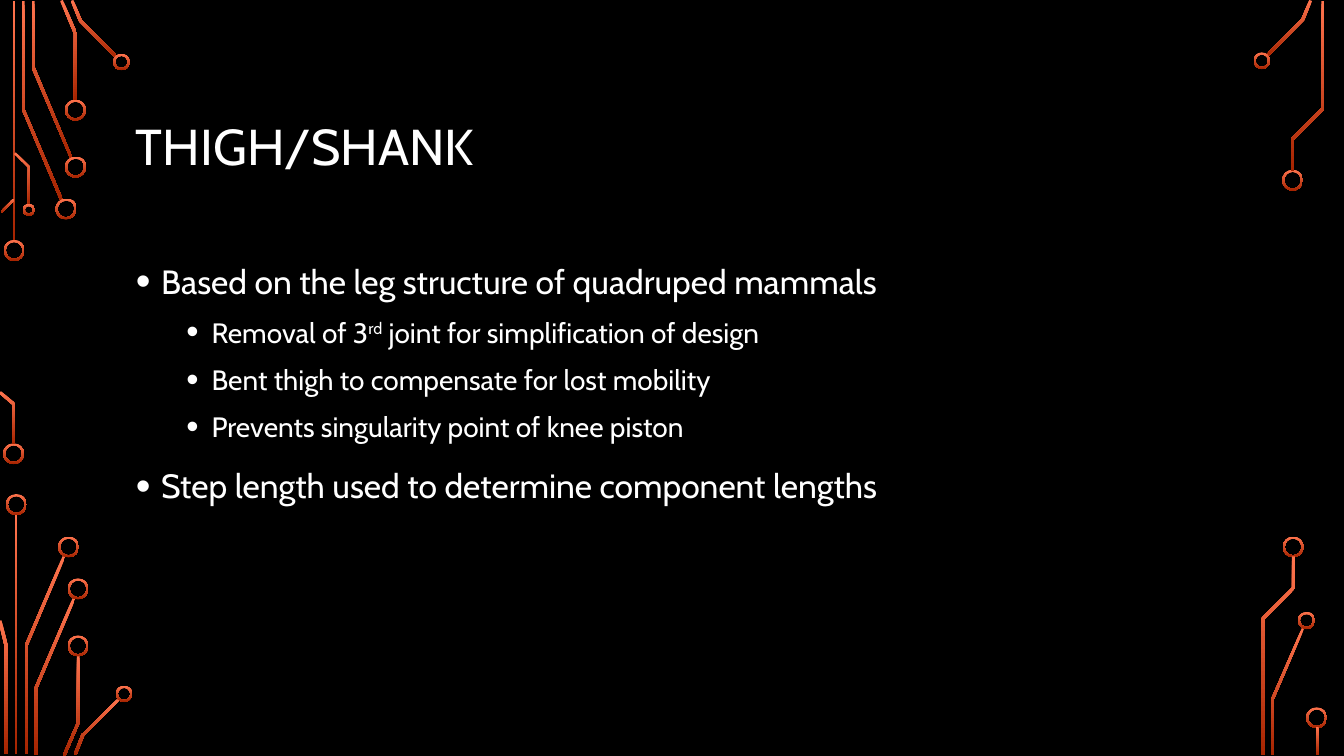
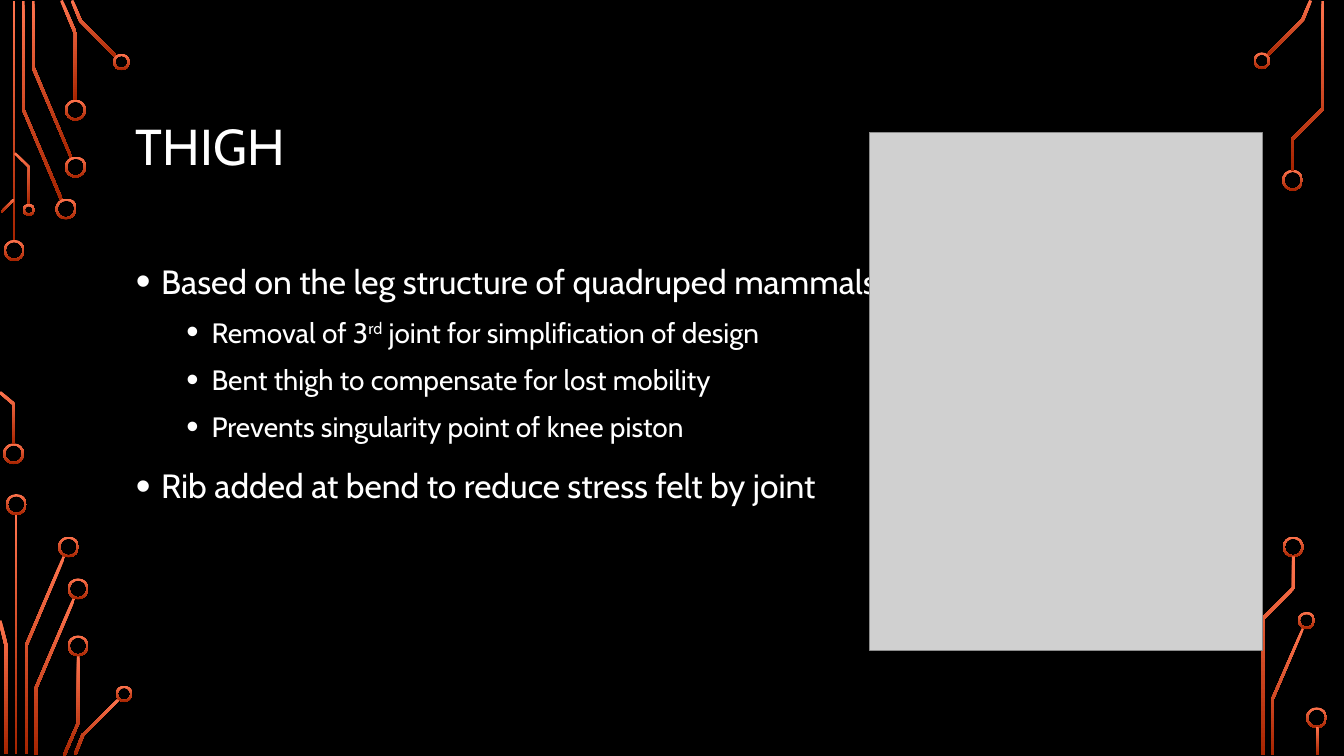
Before and after one commit to Logiant/AgileRoboticControls, a slide deck: slide 21 of Documentation/Presentation/Design Presentation/Design Presentation.pptx (slide 20 before the commit). Drawn at 1344x756 pixels with LibreOffice and Linux fonts; fonts in the diff are those of the drawing; grey boxes stand for pictures; background and template pictures are left out. Boxes give left, top, right and bottom in pixels: in the first picture for what was removed or moved away, otherwise in the second. Text is boxed around its words. In the diff, an @@ line names an element or a change of style, - is before the commit and + after.

Commit message:
Updated Presentation
Updated Mechanical Design Portion with beautiful pictures. Also did one
last touch up to the solid model.

```diff
--- a/Documentation/Presentation/Design Presentation/Design Presentation.pptx
+++ b/Documentation/Presentation/Design Presentation/Design Presentation.pptx
@@ title at (136, 129, 285, 166): text changed @@
-THIGH/SHANK
+THIGH
@@ picture added at (870, 133, 1262, 651) @@
@@ text at (161, 472, 816, 506): text changed @@
-• Step length used to determine component lengths
+• Rib added at bend to reduce stress felt by joint
```
Also in this commit, not shown: 4 other slides changed, 4 slides added, 1 other file.
